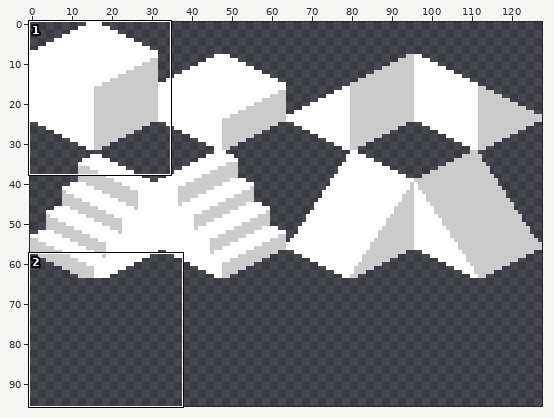
File history of a sprite sheet, Garena Game/Assets/Sprites/Prefrence.png. Above, an overview of the earlier version with the close-up marked.
Close-up. First the earlier version:
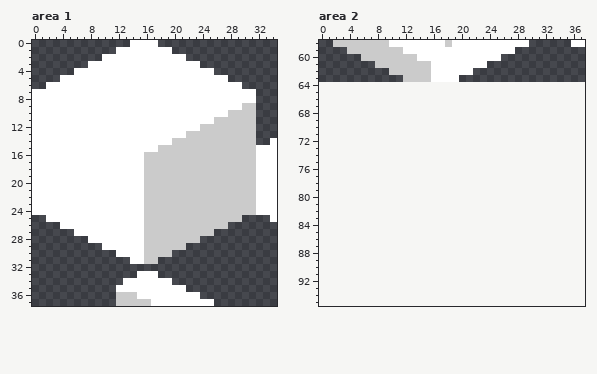
The file is 128x64 pixels. Colours within 5 levels of each other are drawn and written as one. Shown: area 1: x 0..34, y 0..37; area 2: x 0..37, y 58..95. The old version is drawn lined up with the new one, on the new canvas.
Now the later version:
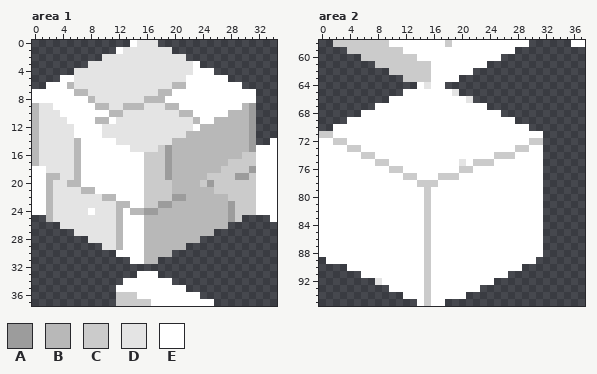
Palette (. is transparent): A #9c9c9c  B #b8b8b8  C #cbcbcb  D #e4e4e4  E #ffffff
From old to new:
canvas 128x64 -> 128x96
Changed rows in their new state; - is an unchanged pixel.
Area 1:
first column x 0:
 0 ---------------DDD--------------
 1 -------------DDDDDDD------------
 2 ----------DDDDDDDDDDDD----------
 3 --------DDDDDDDDDDDDDDD---------
 4 ------DDDDDDDDDDDDDDDDD---------
 5 ------DDDDDDDDDDDDDDDD----------
 6 -----BDDDDDDDDDDDDDDBB----------
 7 ------BBDDDDDDDDDDBB------------
 8 --------BDDDDDDDBBB-------------
 9 BDD------BBDDBBBDDDBB---------BA
10 BDDD-------BBDDDDDDDDBB-----BBBA
11 BDDDD----BB-DDDDDDDDDDDB--BBBBBA
12 BDDDDD----DDDDDDDDDDDDD-BBBBBBBA
13 BDDDDD----DDDDDDDDDDDDBBBBBBBBBA
14 BDDDDDB-----DDDDDDDDBBBBBBBBBBBA
15 BDDDDDB-------DDDD-ABBBBBBBBBBBA
16 BDDDDDB------------ABBBBBBBBBB--
17 BDDDDDB------------ABBBBBBBB----
18 --DDDDB------------ABBBBBBB----A
19 --BBDDB------------ABBBBB----AA-
20 --BDDBB-------------BBBB-A------
21 --BDDDDBB-----------BBBBBB------
22 --BDDDDDDDBB--------AABBBBBB----
23 --BDDDDDDDDDBB----AABBBBBBBBA---
24 --BDDDDD-DDDB-BBAABBBBBBBBBBA---
25 --BDDDDDDDDDB---BBBBBBBBBBBBA---
26 ----DDDDDDDDB---BBBBBBBBBBBB----
27 ------DDDDDDB---BBBBBBBBBB------
28 --------DDDDB---BBBBBBBB--------
29 ----------DDB---BBBBBB----------
30 ----------------BBBB------------
31 ----------------BB--------------
Area 2:
first column x 0:
64 --------------EDEE--------------
65 ------------EEEEEEED------------
66 ----------EEEEEEEEEEED----------
67 --------EEEEEEEEEEEEEEEE--------
68 ------EEEEEEEEEEEEEEEEEEEE------
69 ----EEEEEEEEEEEEEEEEEEEEEEEE----
70 --EEEEEEEEEEEEEEEEEEEEEEEEEEEE--
71 CCEEEEEEEEEEEEEEEEEEEEEEEEEEEEEE
72 EECCEEEEEEEEEEEEEEEEEEEEEEEEEECC
73 EEEECCEEEEEEEEEEEEEEEEEEEEEECCEE
74 EEEEEECCEEEEEEEEEEEEEEEEECCCEEEE
75 EEEEEEEECCEEEEEEEEEEDECCCEEEEEEE
76 EEEEEEEEEECCEEEEEEEECCEEEEEEEEEE
77 EEEEEEEEEEEECCEEECCCEEEEEEEEEEEE
78 EEEEEEEEEEEEEECCCEEEEEEEEEEEEEEE
79 EEEEEEEEEEEEEEECEEEEEEEEEEEEEEEE
80 EEEEEEEEEEEEEEECEEEEEEEEEEEEEEEE
81 EEEEEEEEEEEEEEECEEEEEEEEEEEEEEEE
82 EEEEEEEEEEEEEEECEEEEEEEEEEEEEEEE
83 EEEEEEEEEEEEEEECEEEEEEEEEEEEEEEE
84 EEEEEEEEEEEEEEECEEEEEEEEEEEEEEEE
85 EEEEEEEEEEEEEEECEEEEEEEEEEEEEEEE
86 EEEEEEEEEEEEEEECEEEEEEEEEEEEEEEE
87 EEEEEEEEEEEEEEECEEEEEEEEEEEEEEEE
88 EEEEEEEEEEEEEEECEEEEEEEEEEEEEEEE
89 -EEEEEEEEEEEEEECEEEEEEEEEEEEEEE-
90 ----EEEEEEEEEEECEEEEEEEEEEEEE---
91 ------EEEEEEEEECEEEEEEEEEEE-----
92 --------DEEEEEECEEEEEEEEE-------
93 ----------EEEEECEEEEEEE---------
94 ------------EEECEEEEE-----------
95 --------------ECEE--------------
Where, in picture pixels (left, top, right, bottom), the same in both close-ups:
changed: (32, 40, 256, 264)
added: (319, 82, 543, 306)
